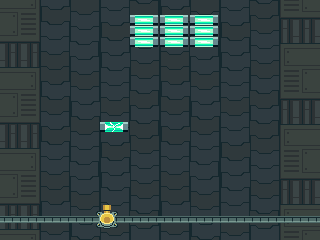
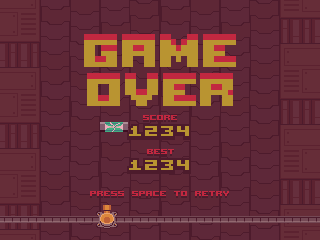
Two versions of the same layered image (320 x 240). Layer-by-layer changes:
added group "game over" (1st of 2) with 9 layers above "game" over 0, 0, 320, 240
added layer "BEST" in group "game over" over 147, 149, 174, 156
added layer "Layer 10 copy" in group "game over" over 127, 158, 191, 174
added layer "SCORE" in group "game over" over 143, 115, 177, 122
added layer "Layer 10" in group "game over" over 127, 124, 191, 140
added layer "PRESS SPACE TO RETRY" in group "game over" over 90, 191, 229, 198
added layer "game over" (2nd of 2, in "game over") in group "game over" over 84, 34, 236, 106
added layer "Layer 5" (32%) in group "game over" over 0, 0, 320, 240
added group "game" with 13 layers over 0, 0, 320, 240
renamed "Layer 4" to "crack pipe", moved it into group "game" over 100, 122, 128, 132
moved "player" into group "game" over 0, 205, 320, 229
hid "Layer 2", moved it into group "game" over 130, 15, 218, 47
moved "bg" (1st of 2, in "game") into group "game" over 40, 0, 280, 240
moved "walls" into group "game" over 0, 0, 320, 240
